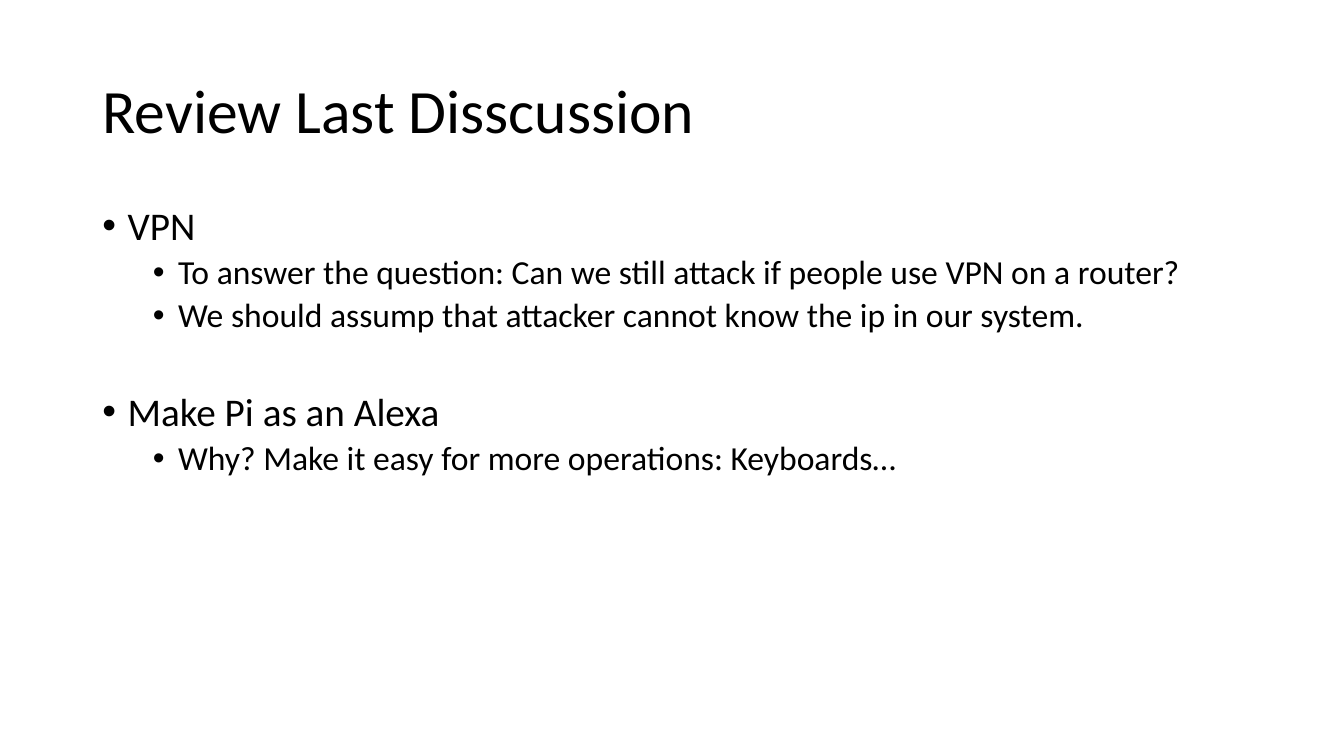
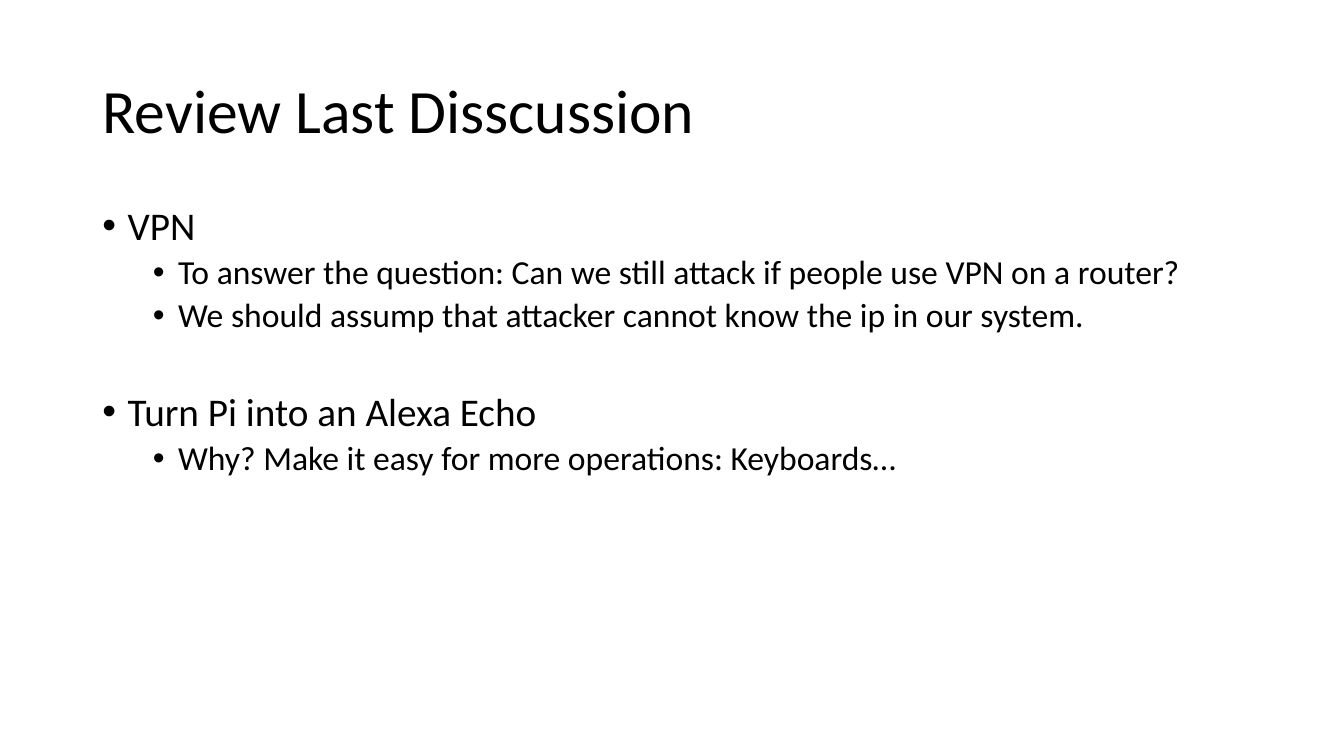
Before and after one commit to GXG-CS/Pi-Alexa, a slide deck: slide 22 of Presentation1.pptx. Drawn at 1344x756 pixels with LibreOffice and Linux fonts; fonts in the diff are those of the drawing. Boxes give left, top, right and bottom in pixels: in the first picture for what was removed or moved away, otherwise in the second. Text is boxed around its words. In the diff, an @@ line names an element or a change of style, - is before the commit and + after.

```diff
--- a/Presentation1.pptx
+++ b/Presentation1.pptx
@@ text at bbox=[128, 398, 536, 427]: text changed @@
-• Make Pi as an Alexa
+• Turn Pi into an Alexa Echo
```
Also in this commit, not shown: 2 slides added, 1 other file.
